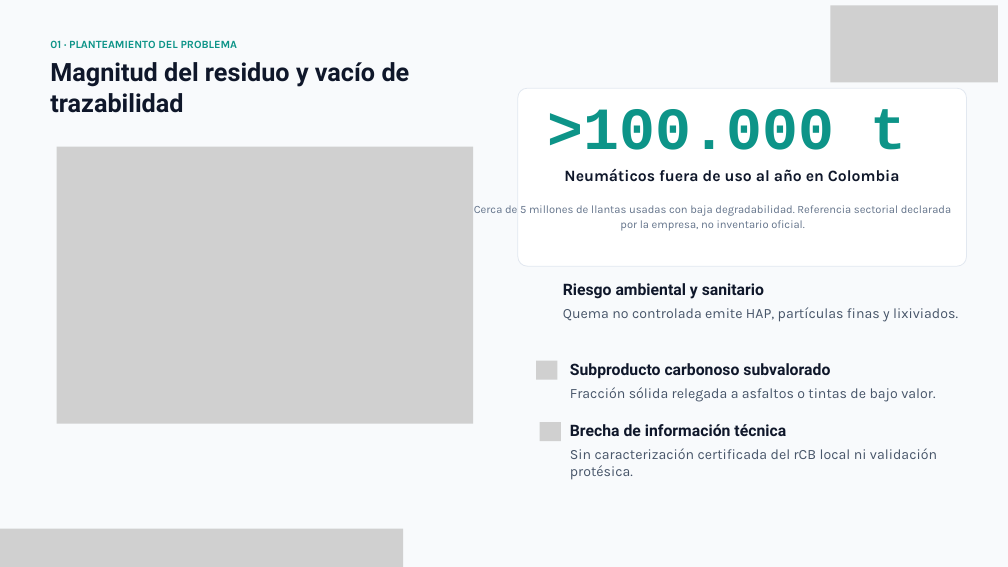
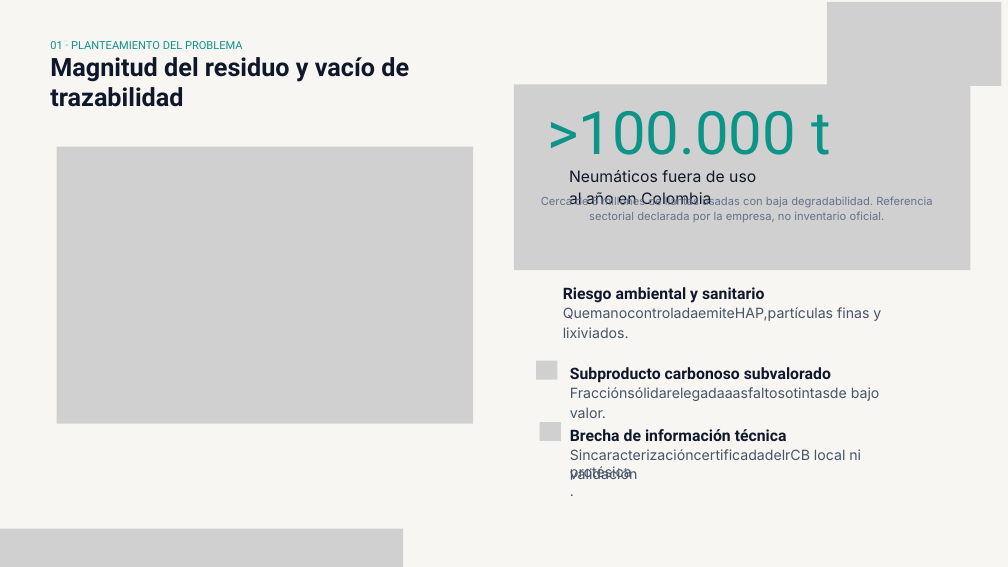
Before and after one commit to ivandavbejarano-coder/AMBIENTE_DESARROLLO, a slide deck: slide 2 of descargas/PRESENTACION_PIROLISIS_RCB_UAO_2026.pptx. Drawn at 1008x567 pixels with LibreOffice and Linux fonts; fonts in the diff are those of the drawing; grey boxes stand for pictures; background and template pictures are left out. Boxes give left, top, right and bottom in pixels: in the first picture for what was removed or moved away, otherwise in the second. Text is boxed around its words. In the diff, an @@ line names an element or a change of style, - is before the commit and + after.

```diff
--- a/descargas/PRESENTACION_PIROLISIS_RCB_UAO_2026.pptx
+++ b/descargas/PRESENTACION_PIROLISIS_RCB_UAO_2026.pptx
@@ background #F8FAFC to #F7F6F2 @@
@@ picture at (827, 2, 1001, 86): rotation 180 to 0 degrees; outline redrawn @@
@@ text at (50, 41, 243, 49): paragraph added @@
+01 · PLANTEAMIENTO DEL PROBLEMA
@@ text "01 · PLANTEAMIENTO DEL PROBLEMA": place and size @@
-text "01 · PLANTEAMIENTO DEL PROBLEMA" at (50, 62, 410, 113)
+text "01 · PLANTEAMIENTO DEL PROBLEMA" at (50, 41, 409, 107)
@@ text removed at (50, 40, 237, 48) @@
-01 · PLANTEAMIENTO DEL PROBLEMA
@@ picture added at (514, 84, 971, 270) @@
@@ freeform shape removed at (518, 88, 966, 266) @@
@@ text ">100.000 t" at (547, 111, 831, 155): font Courier New to Roboto, bold off; alignment centre to left; line spacing 85.5pt to 119.7pt @@
@@ picture at (57, 147, 473, 423): outline redrawn @@
@@ text "Neumáticos fuera de uso al ..." at (569, 170, 756, 205): font Karla to Inter, bold off; alignment centre to left; line spacing 27pt to 31.5pt @@
@@ text "Cerca de 5 millones de ...": place and size @@
-text "Cerca de 5 millones de ..." at (474, 205, 951, 231)
+text "Cerca de 5 millones de ..." at (541, 195, 932, 222)
@@ text "Cerca de 5 millones de ..." at (541, 195, 932, 222): font Karla to Inter @@
@@ text at (563, 307, 881, 338): text changed; font Karla to Inter @@
-Quema no controlada emite HAP, partículas finas y lixiviados.
+QuemanocontroladaemiteHAP,partículas finas y lixiviados.
@@ text at (570, 387, 880, 418): text changed; font Karla to Inter @@
-Fracción sólida relegada a asfaltos o tintas de bajo valor.
+Fracciónsólidarelegadaaasfaltosotintasde bajo valor.
@@ line spacing 27pt to 31.5pt in 3 elements at (570, 367, 831, 383), (563, 287, 764, 303), (570, 429, 787, 441) @@
@@ text at (570, 449, 861, 480): text changed; font Karla to Inter @@
-Sin caracterización certificada del rCB local ni validación protésica.
+SincaracterizacióncertificadadelrCB local ni validación
@@ text added at (570, 466, 632, 480), 20.2 pt, text #475569 @@
+protésica.
```
Also in this commit, not shown: 15 other slides changed, 1 other file.
